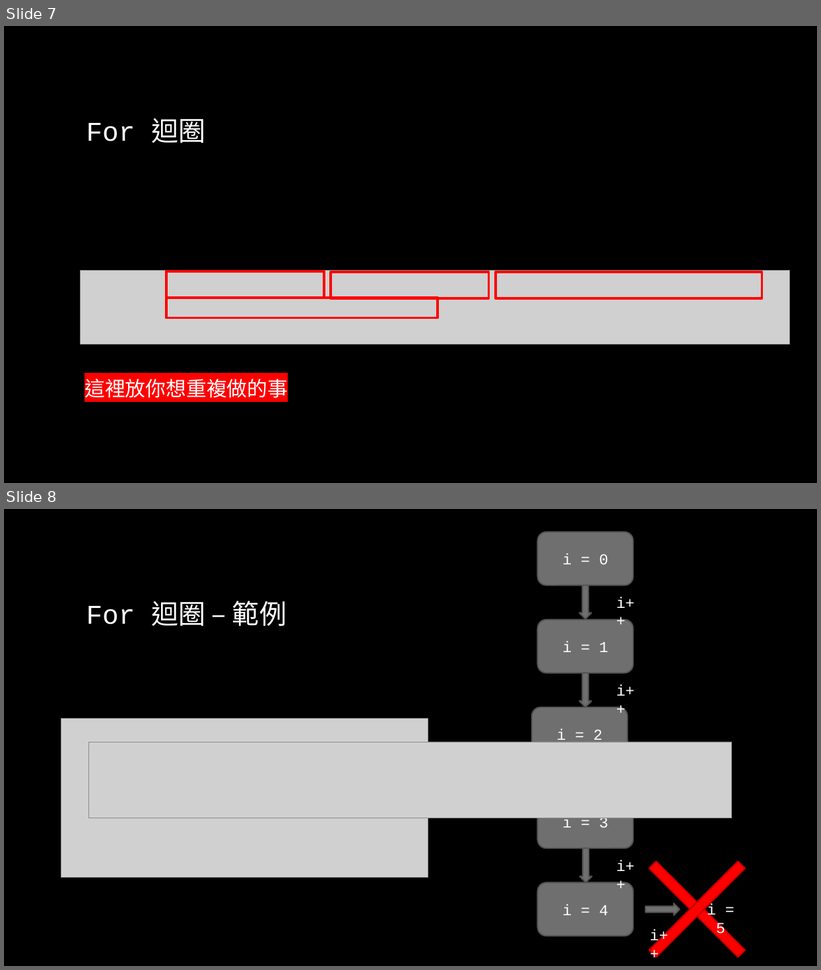
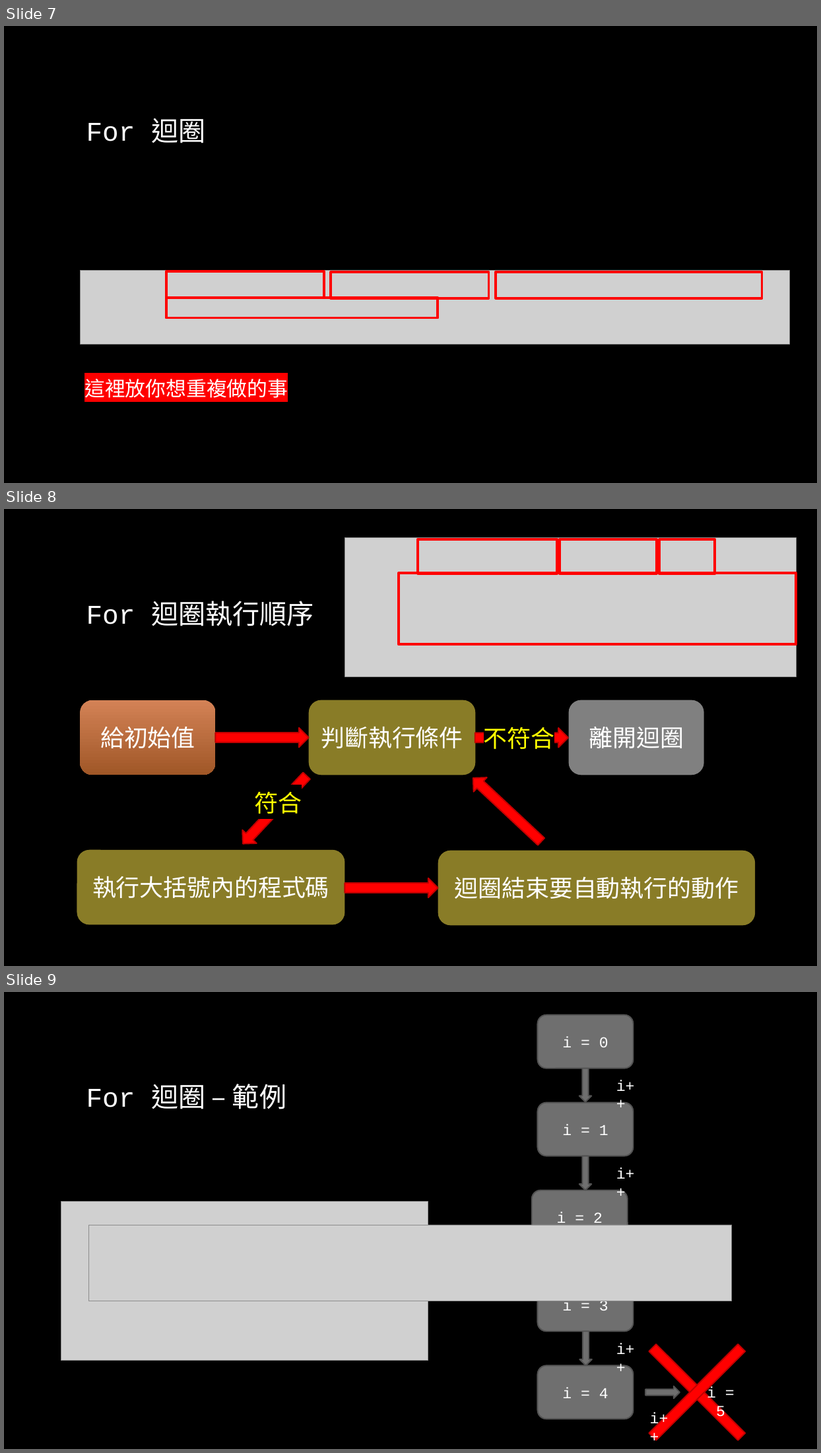
Before and after one commit to liuutin9/2023_summer_camp, a slide deck: 電機_C_Day_2.pptx. Shown one above the other, each under a label of ours: slides 7 and 8 before the commit, slides 7, 8 and 9 after it. The pictures are 821x970 and 821x1453 pixels, drawn with LibreOffice and Linux fonts; fonts in the diff are those of the drawing; grey boxes stand for pictures; background and template pictures are left out. Boxes give left, top, right and bottom in pixels: in the first picture for what was removed or moved away, otherwise in the second. Text is boxed around its words. In the diff, an @@ line names an element or a change of style, - is before the commit and + after.

```diff
--- a/電機_C_Day_2.pptx
+++ b/電機_C_Day_2.pptx
@@ slide 8 added at box(4, 509, 817, 966), background picture (left out) @@
@@ picture added at box(345, 537, 797, 677) @@
@@ rectangle added at box(418, 539, 557, 573), outline #FF0000 3 pt @@
@@ rectangle added at box(560, 539, 657, 573), outline #FF0000 3 pt @@
@@ rectangle added at box(660, 539, 715, 574), outline #FF0000 3 pt @@
@@ rectangle added at box(399, 573, 797, 644), outline #FF0000 3 pt @@
@@ title added at box(86, 601, 314, 626), 32 pt, text gradient #FFFFFF to #A6A6A6 @@
+For 迴圈執行順序
@@ rounded rectangle added at box(81, 700, 216, 775), fill gradient #D48256 to #A15828, 28 pt, text #FFFFFF @@
+給初始值
@@ rounded rectangle added at box(309, 700, 475, 775), fill #897C27, 28 pt, text #FFFFFF @@
+判斷執行條件
@@ rounded rectangle added at box(569, 700, 704, 775), fill #808080, 28 pt, text #FFFFFF @@
+離開迴圈
@@ right arrow added at box(216, 728, 309, 747), fill #FF0000, outline #C00000 1.5 pt @@
@@ right arrow added at box(475, 728, 568, 747), fill #FF0000, outline #C00000 1.5 pt, 28 pt, text #FFFF00 @@
+不符合
@@ right arrow added at box(236, 770, 314, 851), fill #FF0000, outline #C00000 1.5 pt @@
@@ right arrow added at box(467, 771, 548, 850), fill #FF0000, outline #C00000 1.5 pt @@
@@ text added at box(255, 788, 302, 814), 28 pt, text #FFFF00 @@
+符合
@@ rounded rectangle added at box(77, 850, 345, 925), fill #897C27, 28 pt, text #FFFFFF @@
+執行大括號內的程式碼
@@ rounded rectangle added at box(438, 851, 756, 925), fill #897C27, 28 pt, text #FFFFFF @@
+迴圈結束要自動執行的動作
@@ right arrow added at box(345, 879, 438, 898), fill #FF0000, outline #C00000 1.5 pt @@
@@ what was slide 8 is now slide 9 @@
```
Also in this commit, not shown: 2 slides changed, 2 other slides added.
